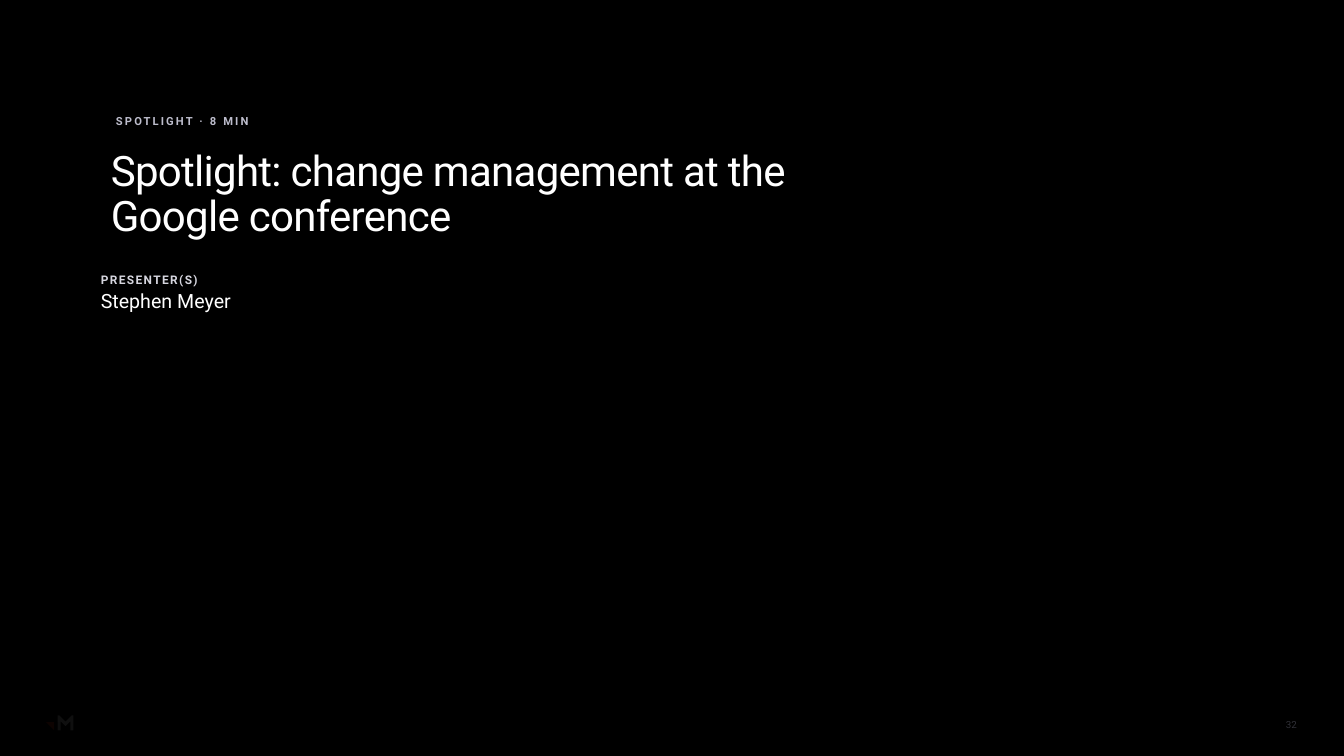
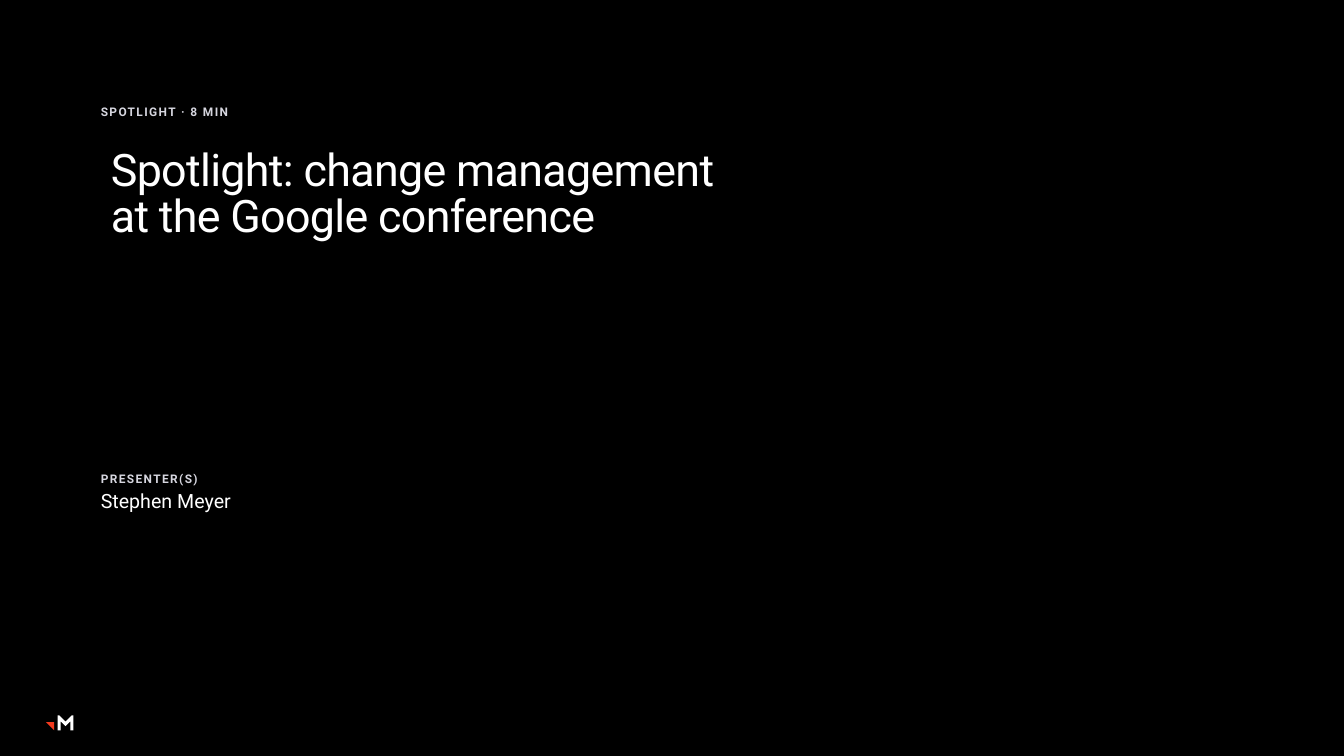
Before and after one commit to RachelHarrisMerkle/BasicMerkle, a slide deck: slide 32 of AI_Steerco_Kickoff_Shell.pptx. Drawn at 1344x756 pixels with LibreOffice and Linux fonts; fonts in the diff are those of the drawing; background and template pictures are left out; a plain dark background stands for a picture behind light text. Boxes give left, top, right and bottom in pixels: in the first picture for what was removed or moved away, otherwise in the second. Text is boxed around its words. In the diff, an @@ line names an element or a change of style, - is before the commit and + after.

```diff
--- a/AI_Steerco_Kickoff_Shell.pptx
+++ b/AI_Steerco_Kickoff_Shell.pptx
@@ rectangle removed at (0, 0, 1344, 756) @@
@@ rectangle removed at (0, 0, 1344, 756) @@
@@ rounded rectangle removed at (71, 76, 797, 382) @@
@@ text "SPOTLIGHT · 8 MIN" at (190, 107, 197, 116): size 8 to 8.5 pt, text colour #BDBDCC to #D6D6DF, letter spacing 1.5 to 1 pt; less space between paragraphs; vertical alignment bottom to top @@
@@ title "Spotlight: change management at the ..." at (111, 152, 714, 242): size 30 to 32 pt; line spacing 0.9 to 0.85 @@
@@ text "PRESENTER(S)": place and size @@
-text "PRESENTER(S)" at (101, 275, 231, 313)
+text "PRESENTER(S)" at (101, 474, 231, 513)
@@ page number removed at (1286, 721, 1297, 728) @@
-32
```
Also in this commit, not shown: 15 other slides changed.
